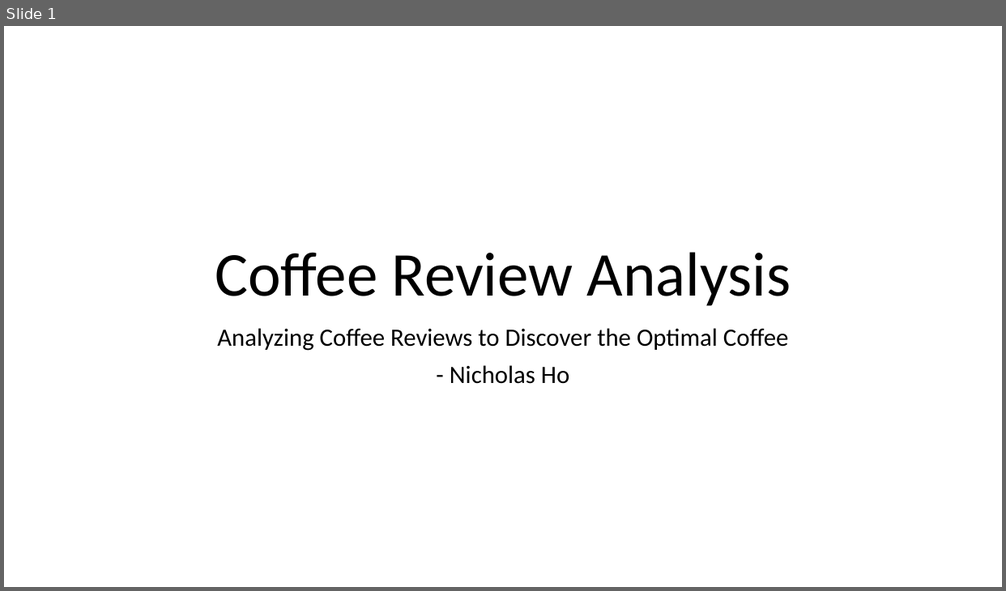
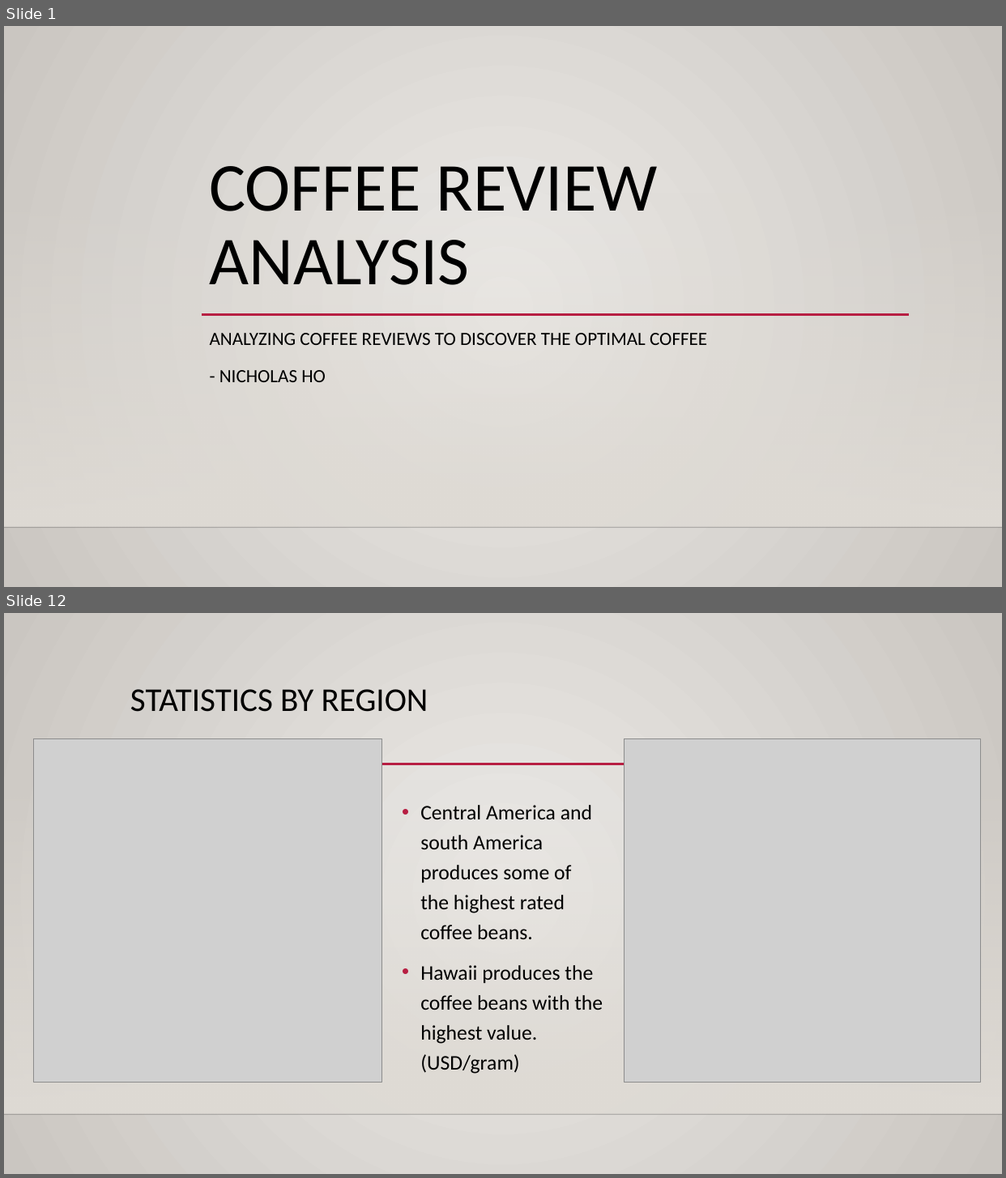
Before and after one commit to DATA-606-SPRING-2023-TUE/nicholas_data606, a slide deck: docs/Project_Presentation.pptx. Shown one above the other, each under a label of ours: slide 1 before the commit, slides 1 and 12 after it; the slides between them are not shown. The pictures are 1006x591 and 1006x1178 pixels, drawn with LibreOffice and Linux fonts; fonts in the diff are those of the drawing; grey boxes stand for pictures; background and template pictures are left out. Boxes give left, top, right and bottom in pixels: in the first picture for what was removed or moved away, otherwise in the second. Text is boxed around its words. In the diff, an @@ line names an element or a change of style, - is before the commit and + after.

```diff
--- a/docs/Project_Presentation.pptx
+++ b/docs/Project_Presentation.pptx
@@ slide 12 added at (4, 613, 1002, 1174), background gradient #ECEAE7 to #CAC7C1; not listed: 2 template elements that a slide beside it also shows @@
@@ title added at (130, 689, 428, 712), 32 pt, text #000000 @@
+STATISTICS BY REGION
@@ picture added at (33, 739, 382, 1082) @@
@@ picture added at (624, 739, 981, 1082) @@
@@ line added from (123, 764) to (910, 764), #B71E42 2.5 pt @@
@@ text added at (420, 805, 603, 1074), 20 pt, text #000000 @@
+• Central America and south America produces some of the highest rated coffee beans.
+• Hawaii produces the coffee beans with the highest value. (USD/gram)
@@ slide 1 changed as well @@
@@ background #FFFFFF to gradient #ECEAE7 to #CAC7C1 @@
@@ title at (210, 166, 658, 285): text changed; size 60 to 66 pt @@
-Coffee Review Analysis
+COFFEE REVIEW ANALYSIS
@@ rectangle added at (4, 191, 1002, 527), fill gradient #DFDBD5 @@
@@ line added from (202, 315) to (909, 315), #B71E42 2.5 pt @@
@@ subtitle at (210, 333, 707, 382): text changed; size 24 to 18 pt @@
-Analyzing Coffee Reviews to Discover the Optimal Coffee
-- Nicholas Ho
+ANALYZING COFFEE REVIEWS TO DISCOVER THE OPTIMAL COFFEE
+- NICHOLAS HO
@@ line added from (4, 527) to (1002, 527), #000001 1 pt @@
```
Also in this commit, not shown: 3 other slides changed, 8 other slides added, 5 slides removed.
